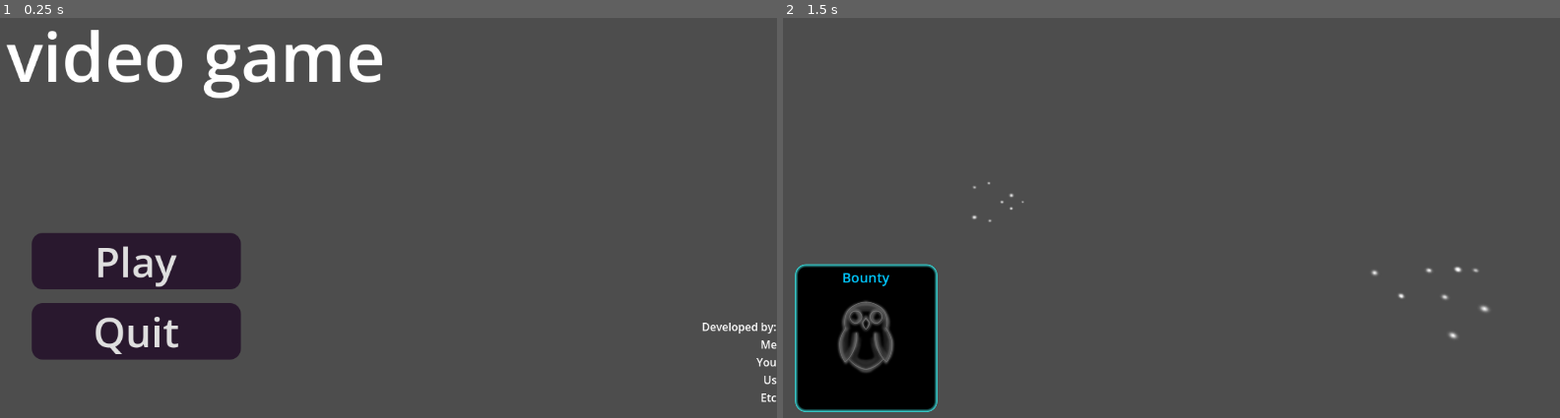
Above: before the commit, frames 1-2 (left to right).
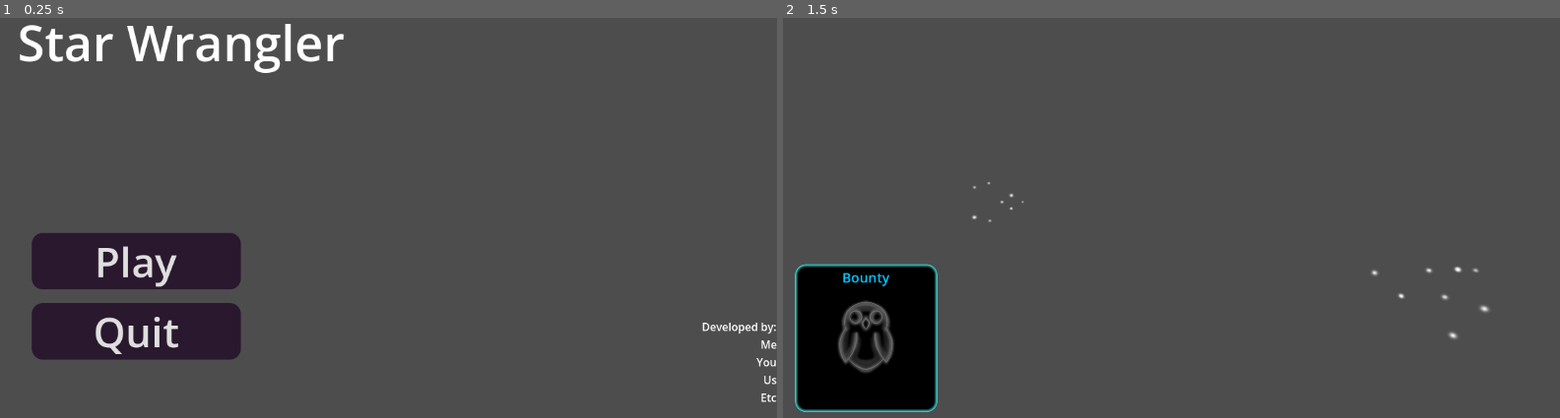
Above: after the commit, the same moments.

Repository: ethancharette/WildJam26-star-wrangler
Game: Godot game, scene res://MainMenu.tscn
The game is run twice, just before and just after one commit, with the same random seed, the same clock (stepped at 60 frames per second) and the same inputs.
Inputs (mouse positions are in pixels of both pictures, inside the frame that each line leads up to):
- Up to frame 1 (0.25 s): no input
- Up to frame 2 (1.5 s): click "Play" at 0.5 s; tap Enter at 1.25 s; move the mouse to (1342, 182) at 1.27 s; click (1342, 182) at 1.42 s

The runs differ from the first frame. In frame 1, 3.0% of the frame differs, in the area x 0-50%, y 1-21%; in frame 2, nothing differs.

Commit message:
icon and main menu slop

Diff:
--- a/star-wrangler/MainMenu.tscn
+++ b/star-wrangler/MainMenu.tscn
@@ -31,7 +31,7 @@
 expand_margin_bottom = 8.0
 
 [sub_resource type="LabelSettings" id="LabelSettings_i26rj"]
-font_size = 100
+font_size = 72
 
 [node name="MainMenu" type="Control" unique_id=1497427266]
 layout_mode = 3
@@ -93,7 +93,7 @@
 anchor_bottom = 1.0
 grow_horizontal = 2
 grow_vertical = 2
-text = "video game"
+text = "Star Wrangler"
 label_settings = SubResource("LabelSettings_i26rj")
 
 [node name="Credits" type="Label" parent="." unique_id=533480586]
--- a/star-wrangler/project.godot
+++ b/star-wrangler/project.godot
@@ -13,6 +13,7 @@
 config/name="Star Wrangler"
 run/main_scene="uid://ddctwqo4jjn34"
 config/features=PackedStringArray("4.6", "Forward Plus")
+config/icon="uid://tgmn30i6irbi"
 
 [physics]
 
